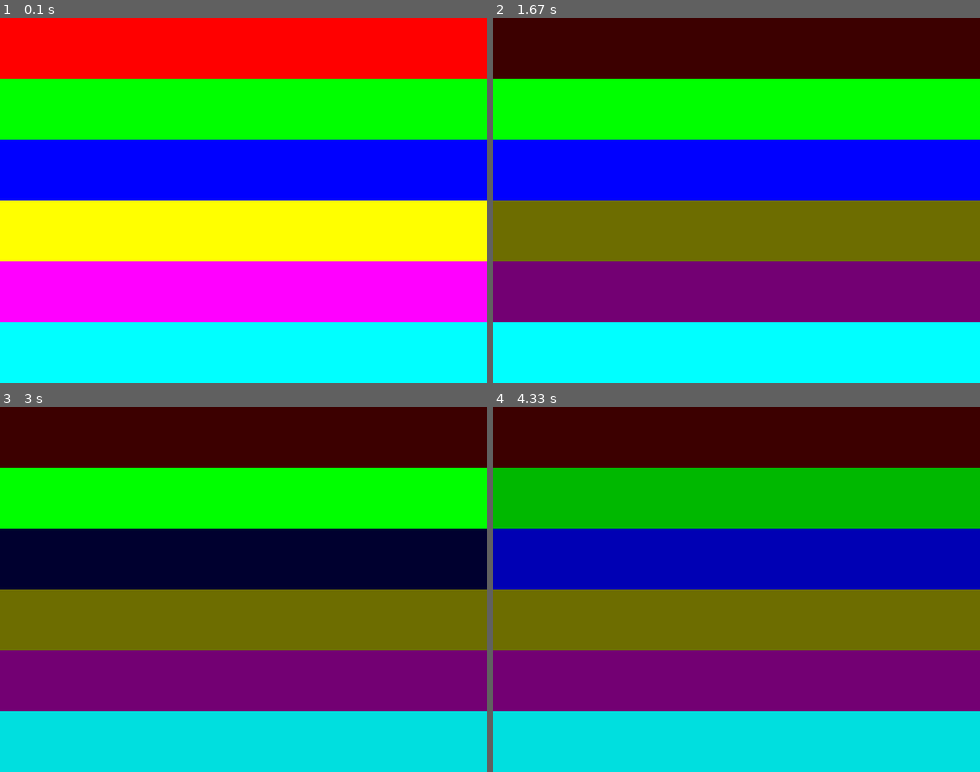
Above: before the commit, frames 1-4 (two rows, left to right).
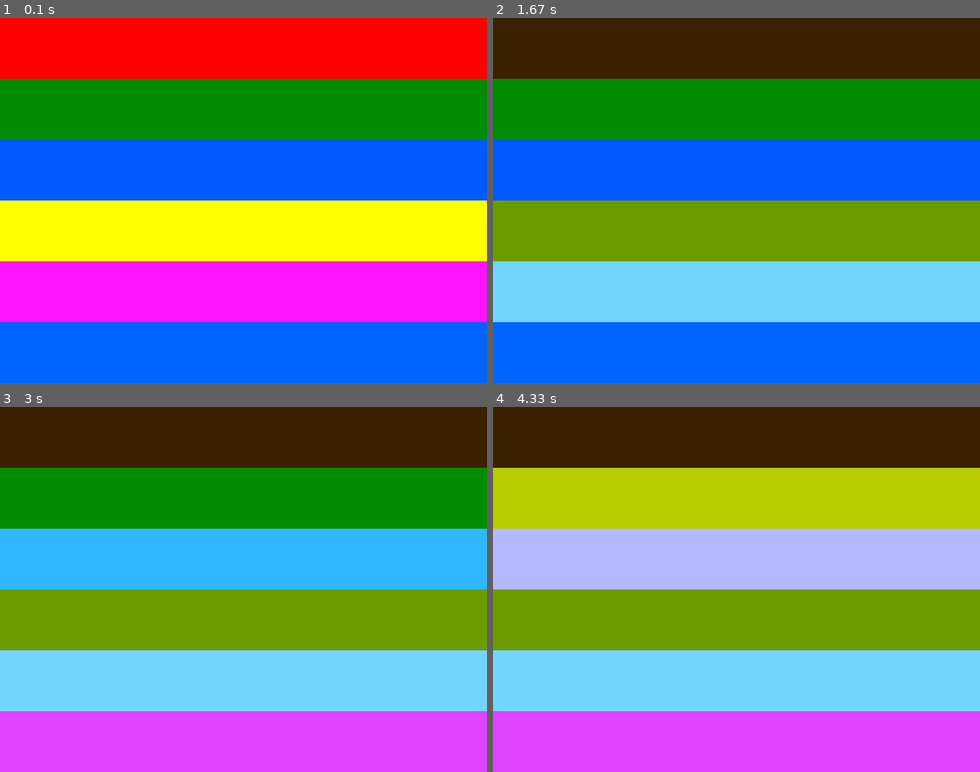
Above: after the commit, the same moments.

Repository: igorferrati/jogosdigitais
Game: pygame game, started from rgb/objetos-cores-desafio.py
Two runs of this game, one before a commit and one after it. Both use one fixed random seed, a clock stepped at 60 frames per second and the inputs below.
Inputs (mouse positions are in pixels of both pictures, inside the frame that each line leads up to):
- Up to frame 1 (0.1 s): no input
- Up to frame 2 (1.67 s): press the mouse at (619, 204) at 0.37 s; move the mouse to (702, 240) at 0.47 s; release the mouse at (785, 280) at 0.6 s; click (585, 284) at 0.72 s; click (609, 65) at 1.05 s; click (712, 295) at 1.38 s
- Up to frame 3 (3 s): click (428, 728) at 1.72 s; click (340, 560) at 2.05 s; click (394, 582) at 2.38 s; click (92, 542) at 2.72 s
- Up to frame 4 (4.33 s): click (843, 498) at 3.05 s; click (595, 567) at 3.38 s; click (629, 560) at 3.72 s; click (838, 542) at 4.05 s

The runs differ from the first frame. In frame 1, 50% of the frame differs, in the area x 0-100%, y 16-100%; in frame 2, 100%, in the area x 0-100%, y 0-100%; in frame 3, 100%; in frame 4, 100%.

Commit message:
desafio a3

Diff:
--- a/rgb/objetos-cores-desafio.py
+++ b/rgb/objetos-cores-desafio.py
@@ -4,17 +4,15 @@
 
 pygame.init()
 
-screen = pygame.display.set_mode((640, 480), 0, 32)
+#tela
+screen = pygame.display.set_mode((640, 480))
 
-# Inicializa as cores dos retângulos
-colors = [(255, 0, 0), (0, 255, 0), (0, 0, 255),
-          (255, 255, 0), (255, 0, 255), (0, 255, 255)]
+# define cores
+original_colors = [(255, 0, 0), (0, 140, 0), (0, 90, 255),
+                   (255, 255, 0), (255, 20, 255), (0, 100, 255)]
 
-# Inicializa as cores dos retângulos com cópias das cores originais
-current_colors = list(colors)
-
-lerp_factor = 0.0
-lerp_speed = 0.005
+# Inicializa as cores dos retângulos copiando cores originais
+current_colors = list(original_colors)
 
 while True:
     for event in pygame.event.get():
@@ -30,11 +28,22 @@
     for i in range(len(current_colors)):
         pygame.draw.rect(screen, current_colors[i], (0, i * 80, 640, 80))
 
-    # Se o botão esquerdo do mouse for pressionado
+    # Se mouse for pressionado
     if pygame.mouse.get_pressed()[0]:
         for i in range(len(current_colors)):
             if y >= i * 80 and y < (i + 1) * 80:
-                t = x / 640  # Normaliza a posição do mouse
-                current_colors[i] = (int(t * colors[i][0]), int(t * colors[i][1]), int(t * colors[i][2]))
+                # Use as coordenadas do mouse para calcular a variação
+                r_variation = int((x / 640) * 255)
+                g_variation = int((y / 480) * 255)
+
+                # Use a cor original como base e aplique a variação
+                original_r, original_g, original_b = original_colors[i]
+                r = (original_r + r_variation) % 256
+                g = (original_g + g_variation) % 256
+                current_colors[i] = (r, g, original_b)
+
+    # Atualiza o título da janela
+    color_str = ", ".join([str(c) for c in current_colors])
+    pygame.display.set_caption("Cores: " + color_str)
 
     pygame.display.update()
